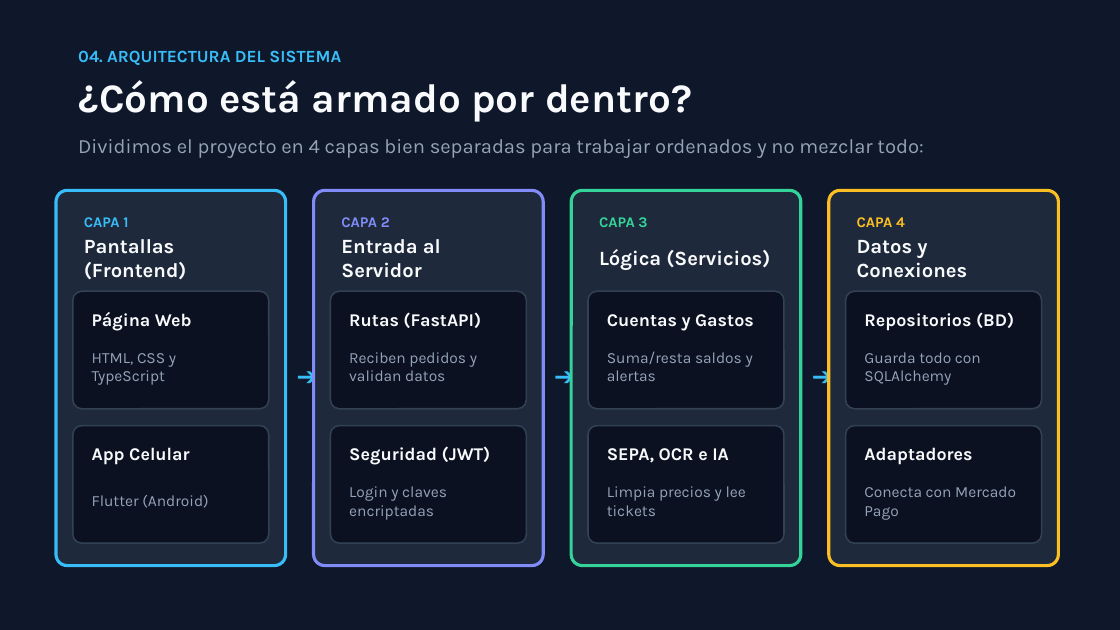
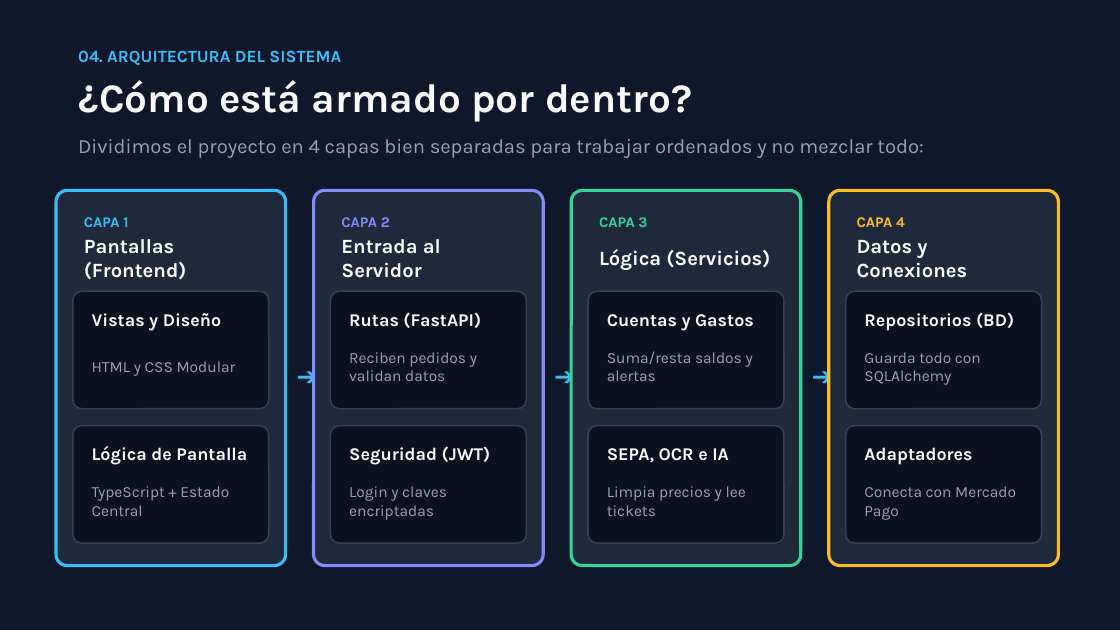
Before and after one commit to carpincho2/Gestor-Finanzas, a slide deck: slide 5 of Presentacion_Flujo_Canva.pptx. Drawn at 1120x630 pixels with LibreOffice and Linux fonts; fonts in the diff are those of the drawing. Boxes give left, top, right and bottom in pixels: in the first picture for what was removed or moved away, otherwise in the second. Text is boxed around its words. In the diff, an @@ line names an element or a change of style, - is before the commit and + after.

```diff
--- a/Presentacion_Flujo_Canva.pptx
+++ b/Presentacion_Flujo_Canva.pptx
@@ text at (x1=92, y1=313, x2=221, y2=331): text changed @@
-Página Web
+Vistas y Diseño
@@ text at (x1=92, y1=361, x2=236, y2=376): text changed @@
-HTML, CSS y TypeScript
+HTML y CSS Modular
@@ text at (x1=92, y1=446, x2=247, y2=465): text changed @@
-App Celular
+Lógica de Pantalla
@@ text at (x1=92, y1=486, x2=229, y2=516): text changed @@
-Flutter (Android)
+TypeScript + Estado Central
```
Also in this commit, not shown: 4 other slides changed, 2 other files.
